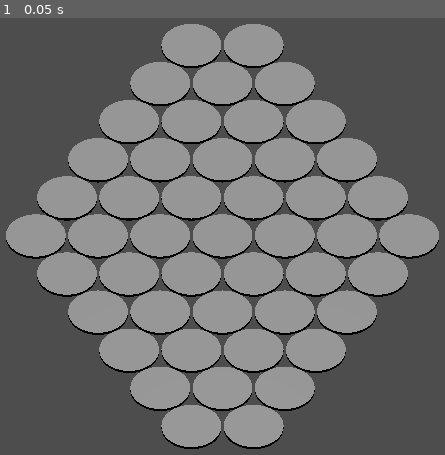
Above: before the commit, frame 1.
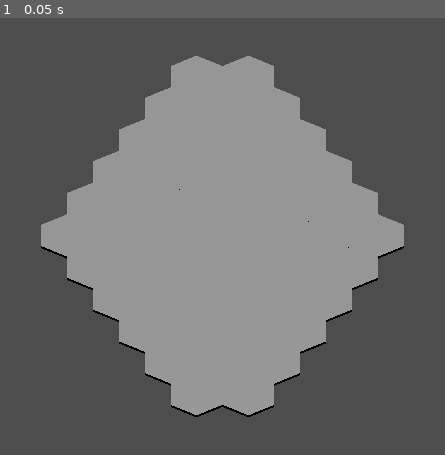
Above: after the commit, the same moment.

Repository: bemug/open-cyclades
Game: Godot game, scene res://entities/hexgrid/hexgrid.tscn
Same seed, same stepped clock (60 frames per second), same inputs: the game is played once before the commit and once after it.
Inputs:
- Up to frame 1 (0.05 s): no input

The runs differ from the first frame. In frame 1, 22% of the frame differs, in the area x 1-99%, y 1-99%.

Commit message:
Make Hexes hexagonals

Diff:
--- a/entities/hexgrid/hexgrid.gd
+++ b/entities/hexgrid/hexgrid.gd
@@ -8,7 +8,7 @@
 # Value: The Hextile
 var hexes : Dictionary = {}
 var hextile_res : Resource = preload("res://entities/hextile/hextile.tscn")
-var size : float = 1.2 #TODO get tile size
+var size : float = 1 #TODO get tile size
 
 
 func _ready() -> void:
--- a/entities/hextile/hextile.tscn
+++ b/entities/hextile/hextile.tscn
@@ -6,6 +6,7 @@
 top_radius = 1.0
 bottom_radius = 1.0
 height = 0.1
+radial_segments = 6
 
 [sub_resource type="CylinderShape3D" id="CylinderShape3D_hq5e2"]
 height = 0.1
